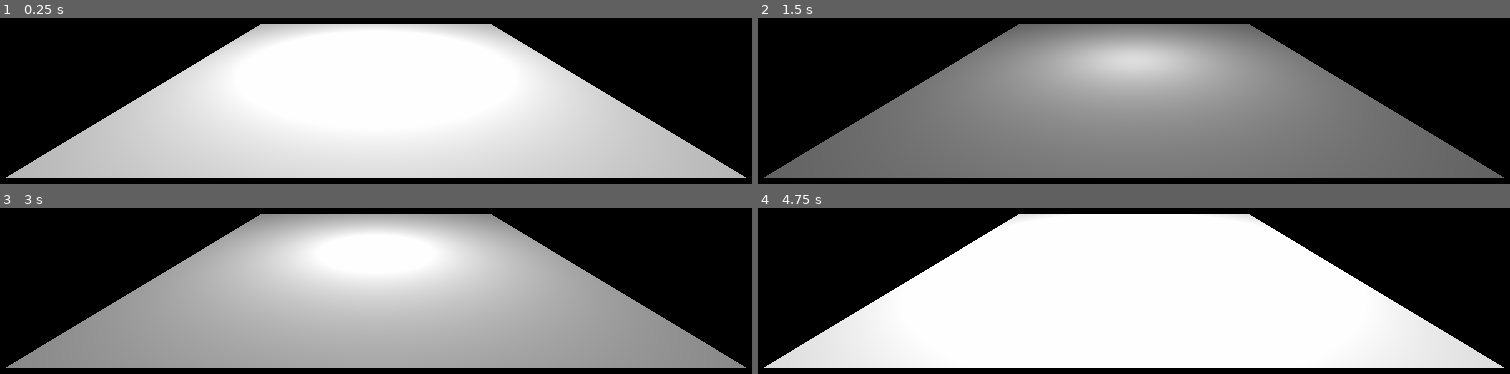
Above: before the commit, frames 1-4 (two rows, left to right).
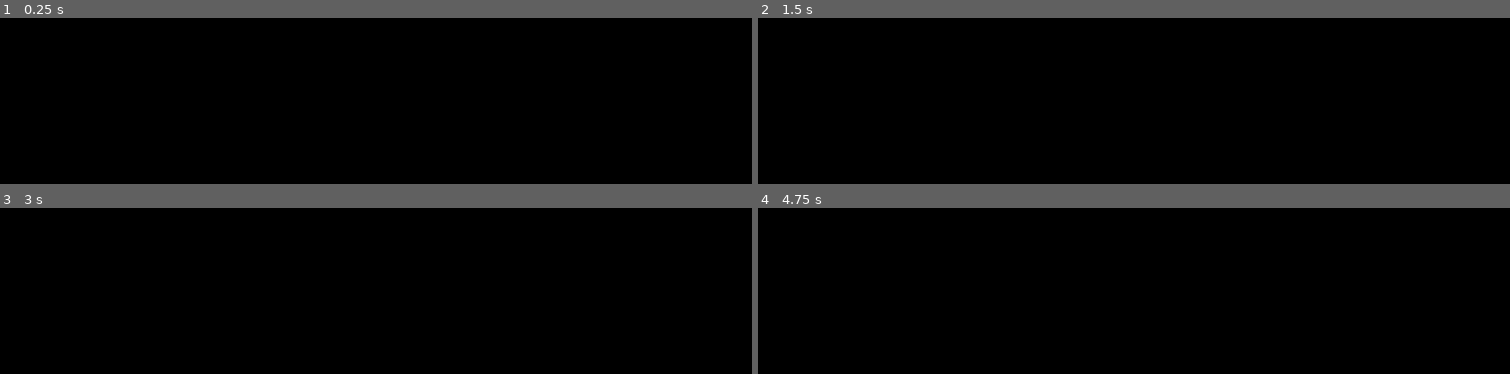
Above: after the commit, the same moments.

Repository: AbhijitL/light_flicker_godot
Game: Godot game, scene res://world.tscn
The game is run twice, just before and just after one commit, with the same random seed, the same clock (stepped at 60 frames per second) and the same inputs.
Inputs:
- Up to frame 1 (0.25 s): no input
- Up to frame 2 (1.5 s): no input
- Up to frame 3 (3 s): no input
- Up to frame 4 (4.75 s): tap Enter at 4.25 s

The runs differ from the first frame. In frame 1, 60% of the frame differs, in the area x 0-100%, y 3-97%; in frame 2, 60%; in frame 3, 60%; in frame 4, 60%.

Commit message:
Added a haunted preset.

Diff:
--- a/valve_light.gd
+++ b/valve_light.gd
@@ -21,6 +21,7 @@
 	FLUORESCENT_FLICKER
 	SLOW_PULSE_NOT_FADE_TO_BLACK
 	UNDERWATER_LIGHT_MUTATION
+	HAUNTED
 	CUSTOM
 };
 
@@ -37,7 +38,8 @@
 	"aaaaaaaazzzzzzzz",
 	"mmamammmmammamamaaamammma",
 	"abcdefghijklmnopqrrqponmlkjihgfedcba",
-	"mmnnmmnnnmmnn"
+	"mmnnmmnnnmmnn",
+	"aaaaaaabcdaaaaaaammmmmmnnnabcdaaaaaaaaaaaa"
 ];
 
 
